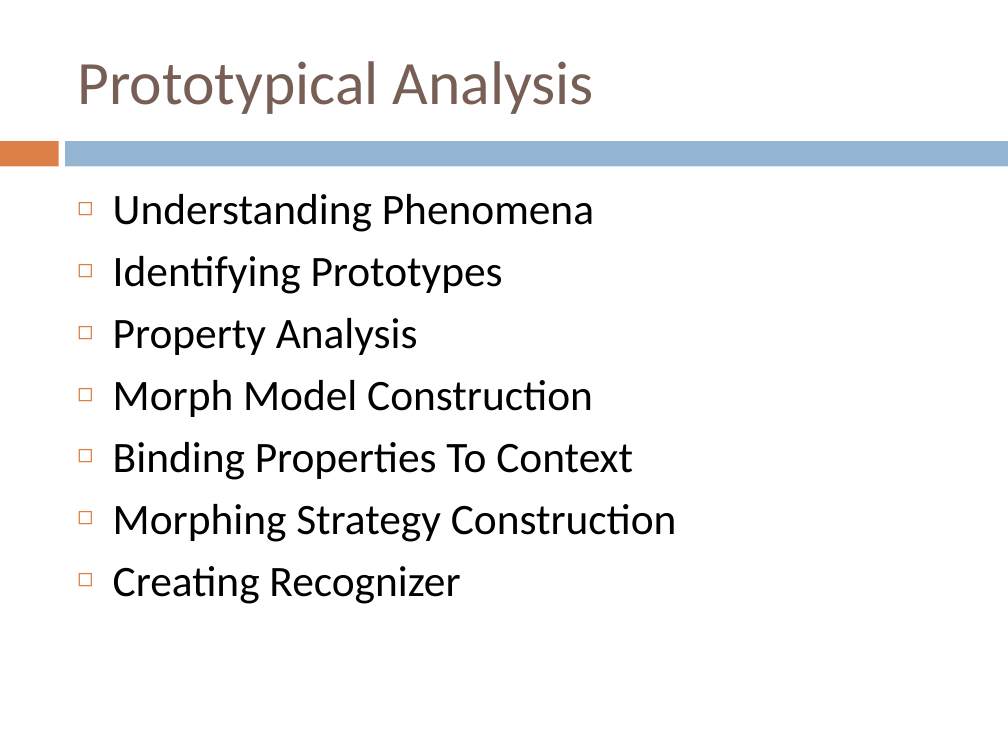
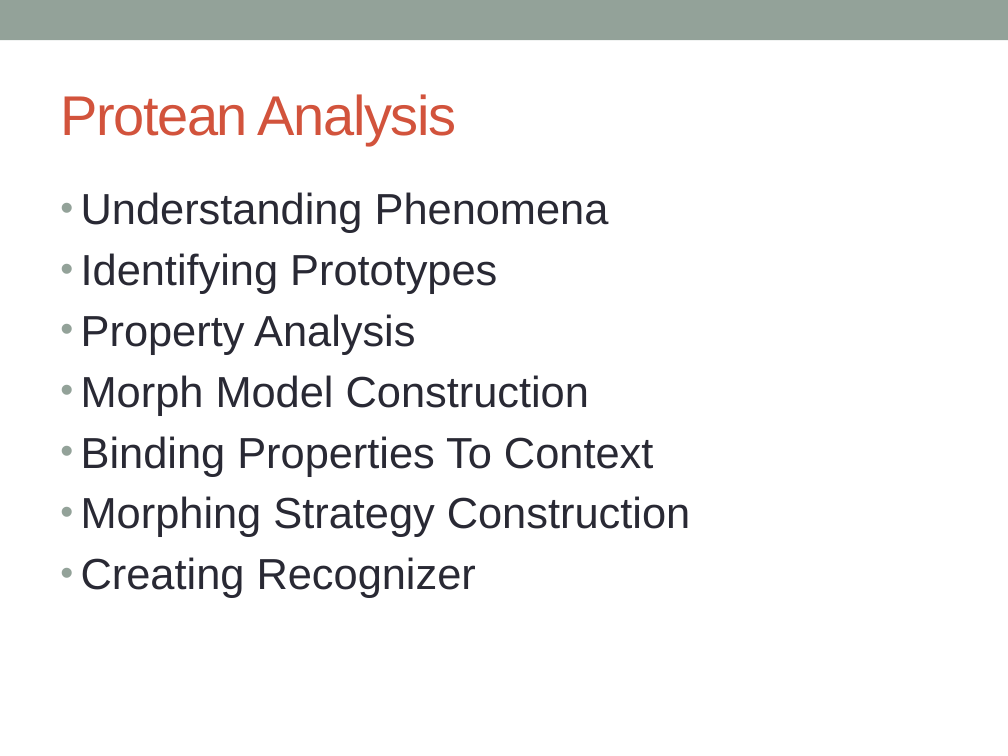
Before and after one commit to zslajchrt/morpheus, a slide deck: slide 16 of src/main/doc/thesis/mala/MalaObhajoba.pptx (slide 15 before the commit). Drawn at 1008x756 pixels with LibreOffice and Linux fonts; fonts in the diff are those of the drawing. Boxes give left, top, right and bottom in pixels: in the first picture for what was removed or moved away, otherwise in the second. Text is boxed around its words. In the diff, an @@ line names an element or a change of style, - is before the commit and + after.

```diff
--- a/src/main/doc/thesis/mala/MalaObhajoba.pptx
+++ b/src/main/doc/thesis/mala/MalaObhajoba.pptx
@@ rectangle added at box(0, 0, 1008, 40), fill #93A299 @@
@@ title at box(60, 94, 457, 145): text changed; size 44 to 40 pt; font Calibri to Arial; text colour #775F55 to #D2533C @@
-Prototypical Analysis
+Protean Analysis
@@ rectangle removed at box(0, 141, 58, 166) @@
@@ rectangle removed at box(66, 141, 1008, 166) @@
@@ text "Understanding Phenomena": place and size @@
-text "Understanding Phenomena" at box(113, 194, 677, 604)
+text "Understanding Phenomena" at box(81, 192, 690, 597)
@@ text "Understanding Phenomena" at box(81, 192, 690, 597): font Calibri to Arial, text colour #000000 to #292934; bullet ◻ to •; bullet colour #DD8047 to #93A299 @@
```
Also in this commit, not shown: 14 other slides changed, 4 slides added, 3 slides removed.
